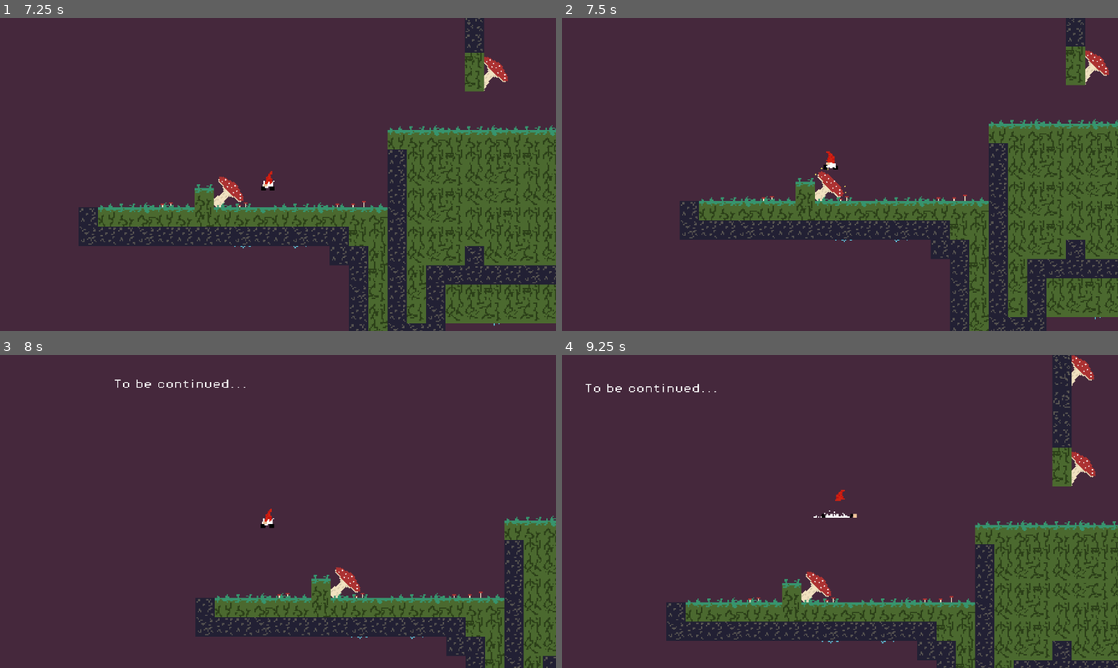
Above: before the commit, frames 1-4 (two rows, left to right).
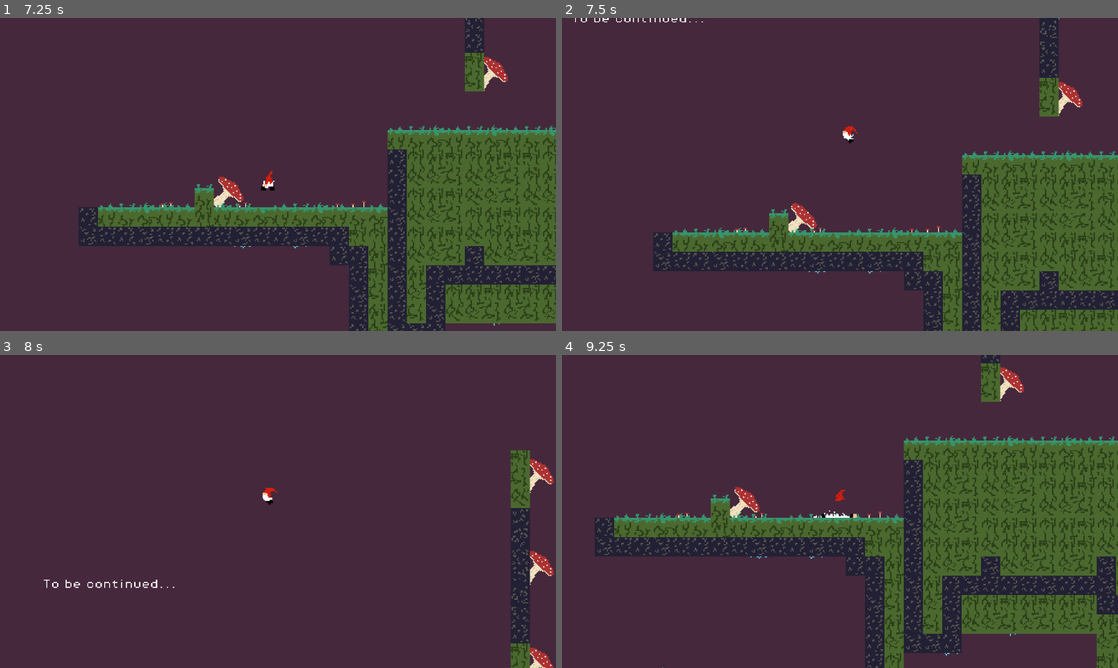
Above: after the commit, the same moments.

Repository: Greenbeansoup/GnomeGame
Game: Godot game, scene res://scenes/MainMenu.tscn
Two runs of this game, one before a commit and one after it. Both use one fixed random seed, a clock stepped at 60 frames per second and the inputs below.
Inputs:
- Up to frame 1 (7.25 s): click "Start" at 0.5 s; tap Enter at 1.25 s; hold Shift (sprint) 1.28-2.03 s; hold Right (right) 1.28-2.78 s; tap X (dig) at 1.35, 3.05, 3.6, 5.3, 5.85 s; tap Space (jump) at 1.52, 1.82, 2.27, 2.3, 2.57, 2.85, 3.77, 4.07, 4.52, 4.55, 4.82, 5.27, 5.57, 6.77, 6.8, 7.07 s; tap Shift (sprint) at 2.1, 3.8, 5.1, 6.6 s; hold Left (left) 2.78-3.53 s; hold Right (right) 3.53-5.03 s; tap E (explode) at 4.35 s; hold Left (left) 5.03-5.78 s; hold Right (right) 5.78-6.53 s; hold Shift (sprint) 5.78-6.53 s; hold Left (left) from 6.53 s (still down)
- Up to frame 2 (7.5 s): keep holding Left (left); tap Space (jump) at 7.35 s
- Up to frame 3 (8 s): keep holding Left (left); tap Space (jump) at 7.52, 7.82 s; tap X (dig) at 7.55 s
- Up to frame 4 (9.25 s): release Left (left) at 8.03 s; hold Right (right) from 8.03 s (still down); tap X (dig) at 8.1 s; tap Space (jump) at 8.27, 8.57, 9.05 s; tap Shift (sprint) at 8.3 s; tap E (explode) at 8.85 s

Frame 1 is identical in both runs. In frame 2, 28% of the frame differs, in the area x 2-100%, y 0-100%; in frame 3, 13%; in frame 4, 39%, in the area x 4-100%, y 0-100%.

Commit message:
Refactor for simplicity + readability

Diff:
--- a/scenes/BigMushroom.tscn
+++ b/scenes/BigMushroom.tscn
@@ -76,6 +76,6 @@
 
 [node name="CollisionPolygon2D" type="CollisionPolygon2D" parent="." unique_id=2041308691]
 z_index = -1
-position = Vector2(1, -20)
-polygon = PackedVector2Array(-13, -3, -14, -4, 12, -4, 11, -3)
+position = Vector2(1, -19)
+polygon = PackedVector2Array(-15, -1, -13, -4, 11, -4, 13, -1)
 one_way_collision = true
--- a/scenes/game.tscn
+++ b/scenes/game.tscn
@@ -241,15 +241,28 @@
 [node name="StaticBody2D2" parent="." unique_id=906791402 instance=ExtResource("4_lbhrr")]
 position = Vector2(225.00003, -784.00006)
 rotation = -0.7853982
+bounce_force = 450.0
 
 [node name="StaticBody2D3" parent="." unique_id=86860966 instance=ExtResource("4_lbhrr")]
 position = Vector2(91, -820.00006)
 rotation = 0.7853982
+bounce_force = 450.0
 
 [node name="StaticBody2D4" parent="." unique_id=444783128 instance=ExtResource("4_lbhrr")]
 position = Vector2(228.99997, -867)
 rotation = -0.7853982
+bounce_force = 450.0
 
 [node name="StaticBody2D5" parent="." unique_id=667410730 instance=ExtResource("4_lbhrr")]
-position = Vector2(90.00003, -900)
-rotation = 0.7853982
+position = Vector2(91.00003, -900)
+rotation = 0.7853982
+bounce_force = 450.0
+
+[node name="StaticBody2D6" parent="." unique_id=1347589868 instance=ExtResource("4_lbhrr")]
+position = Vector2(228.99997, -948.00006)
+rotation = -0.7853982
+bounce_force = 450.0
+
+[node name="StaticBody2D7" parent="." unique_id=287440452 instance=ExtResource("4_lbhrr")]
+position = Vector2(91.00003, -976.0001)
+rotation = 0.7853982
--- a/scripts/player.gd
+++ b/scripts/player.gd
@@ -33,10 +33,11 @@
 const IDLE_TIRED_TIMEOUT = 20.0
 const IDLE_SLEEP_TIMEOUT = 30.0
 var idle_timer = 0.0           # Tracks elapsed time since last activity
-var is_deep_idle = false       # Flips to true when the timer expires
-var is_deep_idle_sit = false       # Flips to true when the timer expires
-var is_deep_idle_tired = false       # Flips to true when the timer expires
-var is_deep_idle_sleep = false       # Flips to true when the timer expires
+# Each flips true once idle_timer passes its matching *_TIMEOUT above (progressively deeper idle).
+var is_deep_idle = false
+var is_deep_idle_sit = false
+var is_deep_idle_tired = false
+var is_deep_idle_sleep = false
 
 var is_digging = false
 var is_digging_out = false
@@ -89,15 +90,15 @@
 		_update_animations(0.0)
 		return
 
-	# Delegate movement to the appropriate movement system
+	# Delegate movement to the appropriate movement system.
+	# Both movement functions return [player_active: bool, direction: float].
+	var movement_result: Array
 	if movement_mode == MovementMode.EARTHWALK or is_earthwalking:
-		var res = _process_earthwalking_movement(delta)
-		player_active = res[0]
-		direction = res[1]
-	else:
-		var res = _process_default_movement(delta)
-		player_active = res[0]
-		direction = res[1]
+		movement_result = _process_earthwalking_movement(delta)
+	else:
+		movement_result = _process_default_movement(delta)
+	player_active = movement_result[0]
+	direction = movement_result[1]
 
 	# MOVE THE CHARACTER
 	# Only use physics-based movement when not earthwalking
@@ -153,10 +154,13 @@
 
 	# 3. HANDLE HORIZONTAL MOVEMENT
 	var direction = Input.get_axis("left", "right")
+	# A mushroom bounce can leave is_on_floor() true on shallow tilts, so grounded input
+	# must still go through steering to avoid overwriting the launch velocity.
+	var grounded = is_on_floor() and mushroom_bounce_steer_timer <= 0.0
 	if direction:
 		is_sprinting = Input.is_action_pressed("sprint")
 		var target_speed = direction * (SPRINT_SPEED if is_sprinting else SPEED)
-		if is_on_floor():
+		if grounded:
 			velocity.x = target_speed
 		else:
 			var horizontal_change = move_toward(velocity.x, target_speed, AIR_ACCELERATION) - velocity.x
@@ -164,9 +168,9 @@
 		animated_sprite_2d.flip_h = (direction < 0)
 		player_active = true
 	else:
-		var deceleration = SPEED if is_on_floor() else AIR_DECELERATION
+		var deceleration = SPEED if grounded else AIR_DECELERATION
 		var horizontal_change = move_toward(velocity.x, 0, deceleration) - velocity.x
-		if is_on_floor():
+		if grounded:
 			velocity.x += horizontal_change
 		else:
 			_apply_air_steering(Vector2(horizontal_change, 0.0), delta)
@@ -240,10 +244,12 @@
 
 
 func _apply_mushroom_bounces(impact_velocity: Vector2) -> bool:
+	# Check every surface touched this frame for a bounce collider (e.g. a mushroom cap).
 	for collision_index in get_slide_collision_count():
 		var collision = get_slide_collision(collision_index)
 		var collider = collision.get_collider()
 		if collider != null and collider.has_method("bounce"):
+			# Debounce: skip re-triggering the same mushroom while still resolving its last bounce.
 			if collider == last_bounced_mushroom and mushroom_bounce_debounce_timer > 0.0:
 				continue
 			mushroom_bounce_normal = collider.bounce(self, impact_velocity)
@@ -262,6 +268,8 @@
 		var collision = get_slide_collision(collision_index)
 		var collision_normal = collision.get_normal()
 		var collider = collision.get_collider()
+		# A near-vertical wall (|normal.x| > 0.5) hit while moving into it (opposing dot product)
+		# at sprint speed triggers a smack, but never against bounce surfaces like mushrooms.
 		if collider != null and not collider.has_method("bounce") and absf(collision_normal.x) > 0.5 and impact_velocity.dot(collision_normal) < 0.0:
 			wall_smack_state = WallSmackState.SMACK
 			velocity.x = 0.0
@@ -281,6 +289,9 @@
 		return
 
 	mushroom_bounce_steer_timer = maxf(mushroom_bounce_steer_timer - delta, 0.0)
+	# Strip out the component of the steering change along the bounce normal (vector
+	# projection: change - normal * (change . normal)) so input can't cancel the launch,
+	# leaving only the perpendicular (tangential) component to steer with.
 	var tangent_change = steering_change - mushroom_bounce_normal * steering_change.dot(mushroom_bounce_normal)
 	velocity += tangent_change
 
@@ -331,12 +342,16 @@
 	var target_direction = Vector2i.DOWN
 
 	if held_horizontal_direction != 0.0 and sign(held_horizontal_direction) == facing_direction.x:
+		# Holding into the direction the player is facing digs sideways into that tile;
+		# the offset samples a point just in front of and slightly above the player's feet.
 		var front_position = local_pos + Vector2(facing_direction.x * 8.0, -5.0)
 		target_cell = tile_map_layer.local_to_map(front_position)
 		target_direction = facing_direction
 	else:
 		target_cell = tile_map_layer.local_to_map(local_pos + Vector2.DOWN)
 		if tile_map_layer.get_cell_source_id(target_cell) == -1:
+			# No tile directly below (e.g. straddling an edge): fall back to whichever
+			# painted neighboring cell is closest to the player.
 			var closest_valid_cell = Vector2i.ZERO
 			var shortest_distance = INF
 
@@ -382,12 +397,16 @@
 	var cell_size = Vector2(tile_map_layer.tile_set.tile_size)
 	var cell_min = center_local - cell_size / 2.0
 	var cell_max = center_local + cell_size / 2.0
+	# Offset the cell bounds by the sprite's footprint so clamping keeps the whole
+	# sprite (not just its origin point) within the cell.
 	var player_min = cell_min - EARTHWALK_SPRITE_MIN
 	var player_max = cell_max - EARTHWALK_SPRITE_MAX - Vector2.ONE * EARTHWALK_BOUNDARY_INSET
 	var snapped_local = local_pos.clamp(player_min, player_max)
 	if entry_direction == Vector2i.LEFT or entry_direction == Vector2i.RIGHT:
 		snapped_local = center_local - (EARTHWALK_SPRITE_MIN + EARTHWALK_SPRITE_MAX) / 2.0
 	if entry_direction == Vector2i.DOWN:
+		# Prefer keeping the player's current horizontal position if it still fits,
+		# so entering from above doesn't snap them sideways.
 		var x_preserving_position = Vector2(local_pos.x, snapped_local.y)
 		if _is_world_position_inside_tile(tile_map_layer.to_global(x_preserving_position)):
 			snapped_local = x_preserving_position
@@ -501,39 +520,16 @@
 			animated_sprite_2d.position.y += DIG_OUT_DOWN_VISUAL_OFFSET
 		Vector2i.LEFT:
 			animated_sprite_2d.rotation = -PI / 2.0
+			# Rotate the rest position by the opposite angle so the sprite's local offset
+			# still points in the same world-space direction once the node itself is rotated.
 			animated_sprite_2d.position = sprite_rest_position.rotated(PI / 2.0)
 		Vector2i.RIGHT:
 			animated_sprite_2d.rotation = PI / 2.0
 			animated_sprite_2d.position = sprite_rest_position.rotated(-PI / 2.0)
 
 	if exit_direction == Vector2i.LEFT or exit_direction == Vector2i.RIGHT:
-			animated_sprite_2d.position.x += exit_direction.x * DIG_OUT_SIDE_VISUAL_OFFSET
-			animated_sprite_2d.position.y += DIG_OUT_SIDE_VERTICAL_OFFSET
-
-
-func _get_cell_with_most_player_overlap(local_player_position: Vector2) -> Vector2i:
-	var player_rect = Rect2(
-		local_player_position + EARTHWALK_SPRITE_MIN,
-		EARTHWALK_SPRITE_MAX - EARTHWALK_SPRITE_MIN
-	)
-	var cell_size = Vector2(tile_map_layer.tile_set.tile_size)
-	var first_cell = tile_map_layer.local_to_map(player_rect.position)
-	var last_cell = tile_map_layer.local_to_map(player_rect.end - Vector2(0.001, 0.001))
-	var most_overlapping_cell = first_cell
-	var largest_overlap = -1.0
-
-	for cell_x in range(first_cell.x, last_cell.x + 1):
-		for cell_y in range(first_cell.y, last_cell.y + 1):
-			var cell = Vector2i(cell_x, cell_y)
-			var cell_center = tile_map_layer.map_to_local(cell)
-			var cell_rect = Rect2(cell_center - cell_size / 2.0, cell_size)
-			var overlap = player_rect.intersection(cell_rect).get_area()
-
-			if overlap > largest_overlap:
-				largest_overlap = overlap
-				most_overlapping_cell = cell
-
-	return most_overlapping_cell
+		animated_sprite_2d.position.x += exit_direction.x * DIG_OUT_SIDE_VISUAL_OFFSET
+		animated_sprite_2d.position.y += DIG_OUT_SIDE_VERTICAL_OFFSET
 
 
 func _is_tile_diggable(cell: Vector2i) -> bool:
@@ -552,21 +548,6 @@
 
 	var tile_data = tile_map_layer.get_cell_tile_data(cell)
 	return tile_data != null and tile_data.get_custom_data("empty") == true
-
-
-func _does_player_fit_in_tile(local_player_position: Vector2, target_cell: Vector2i) -> bool:
-	var corners = [
-		local_player_position + EARTHWALK_SPRITE_MIN,
-		local_player_position + Vector2(EARTHWALK_SPRITE_MAX.x - EARTHWALK_BOUNDARY_INSET, EARTHWALK_SPRITE_MIN.y),
-		local_player_position + Vector2(EARTHWALK_SPRITE_MIN.x, EARTHWALK_SPRITE_MAX.y - EARTHWALK_BOUNDARY_INSET),
-		local_player_position + EARTHWALK_SPRITE_MAX - Vector2.ONE * EARTHWALK_BOUNDARY_INSET,
-	]
-
-	for corner in corners:
-		if tile_map_layer.local_to_map(corner) != target_cell:
-			return false
-
-	return true
 
 
 # Helper that checks whether the full sprite lies inside earthwalkable tiles of the layer.
@@ -589,26 +570,6 @@
 
 	return true
 
-
-func _tile_solid(tilemap, cell: Vector2) -> bool:
-	if not tilemap:
-		return false
-	# Prefer common API names; assume -1 means empty
-	if tilemap.has_method("get_cellv"):
-		return tilemap.get_cellv(cell) != -1
-	elif tilemap.has_method("get_cell"):
-		return tilemap.get_cell(cell.x, cell.y) != -1
-	return false
-
-
-func _find_nearest_solid(tilemap, origin_cell: Vector2, max_radius: int):
-	for r in range(0, max_radius + 1):
-		for dx in range(-r, r + 1):
-			for dy in range(-r, r + 1):
-				var c = origin_cell + Vector2(dx, dy)
-				if _tile_solid(tilemap, c):
-					return c
-	return null
 
 func _is_stopped():
 	return is_digging || is_stopped
@@ -643,6 +604,12 @@
 	if not is_digging_out and (dig_in_direction == Vector2i.LEFT or dig_in_direction == Vector2i.RIGHT):
 		return &"side_dig"
 	return &"dig"
+
+
+# Plays an animation only if it isn't already the current one, avoiding restart-on-every-frame flicker.
+func _play_if_different(animation_name: StringName):
+	if animated_sprite_2d.animation != animation_name:
+		animated_sprite_2d.play(animation_name)
 
 
 func _update_animations(direction: float):
@@ -662,13 +629,11 @@
 			wall_smack_animation = &"fallafterwallsmack"
 		elif wall_smack_state == WallSmackState.STUNNED:
 			wall_smack_animation = &"stunnedextended"
-		if animated_sprite_2d.animation != wall_smack_animation:
-			animated_sprite_2d.play(wall_smack_animation)
+		_play_if_different(wall_smack_animation)
 		return
 
 	if is_earthwalking:
-		if animated_sprite_2d.animation != "earthwalk":
-				animated_sprite_2d.play("earthwalk")
+		_play_if_different(&"earthwalk")
 		if direction != 0:
 			if animated_sprite_2d.animation == "earthwalk" && !animated_sprite_2d.is_playing():
 				animated_sprite_2d.play()
@@ -677,32 +642,19 @@
 		return
 	elif is_on_floor():
 		if direction != 0:
-			if is_sprinting:
-				if animated_sprite_2d.animation != "sprinting":
-					animated_sprite_2d.play("sprinting")
-			elif animated_sprite_2d.animation != "walking":
-				animated_sprite_2d.play("walking")
+			_play_if_different(&"sprinting" if is_sprinting else &"walking")
 		else:
-			# If the player has been still long enough, play deep idle animation
+			# Deepening idle stages are checked from longest to shortest timeout so the
+			# most "asleep" animation that has been earned wins.
 			if is_deep_idle_sleep:
-				if animated_sprite_2d.animation != "idlesleep":
-					animated_sprite_2d.play("idlesleep")
+				_play_if_different(&"idlesleep")
 			elif is_deep_idle_tired:
-				if animated_sprite_2d.animation != "idletired":
-					animated_sprite_2d.play("idletired")
+				_play_if_different(&"idletired")
 			elif is_deep_idle_sit:
-				if animated_sprite_2d.animation != "idlesit":
-					animated_sprite_2d.play("idlesit")
+				_play_if_different(&"idlesit")
 			elif is_deep_idle:
-				if animated_sprite_2d.animation != "idle":
-					animated_sprite_2d.play("idle")
+				_play_if_different(&"idle")
 			else:
-				if animated_sprite_2d.animation != "default":
-					animated_sprite_2d.play("default")
-	else:
-		if velocity.y < 0:
-			if animated_sprite_2d.animation != "jumping":
-				animated_sprite_2d.play("jumping")
-		else:
-			if animated_sprite_2d.animation != "falling":
-				animated_sprite_2d.play("falling")
+				_play_if_different(&"default")
+	else:
+		_play_if_different(&"jumping" if velocity.y < 0 else &"falling")
Not shown, changed: export_presets.cfg
